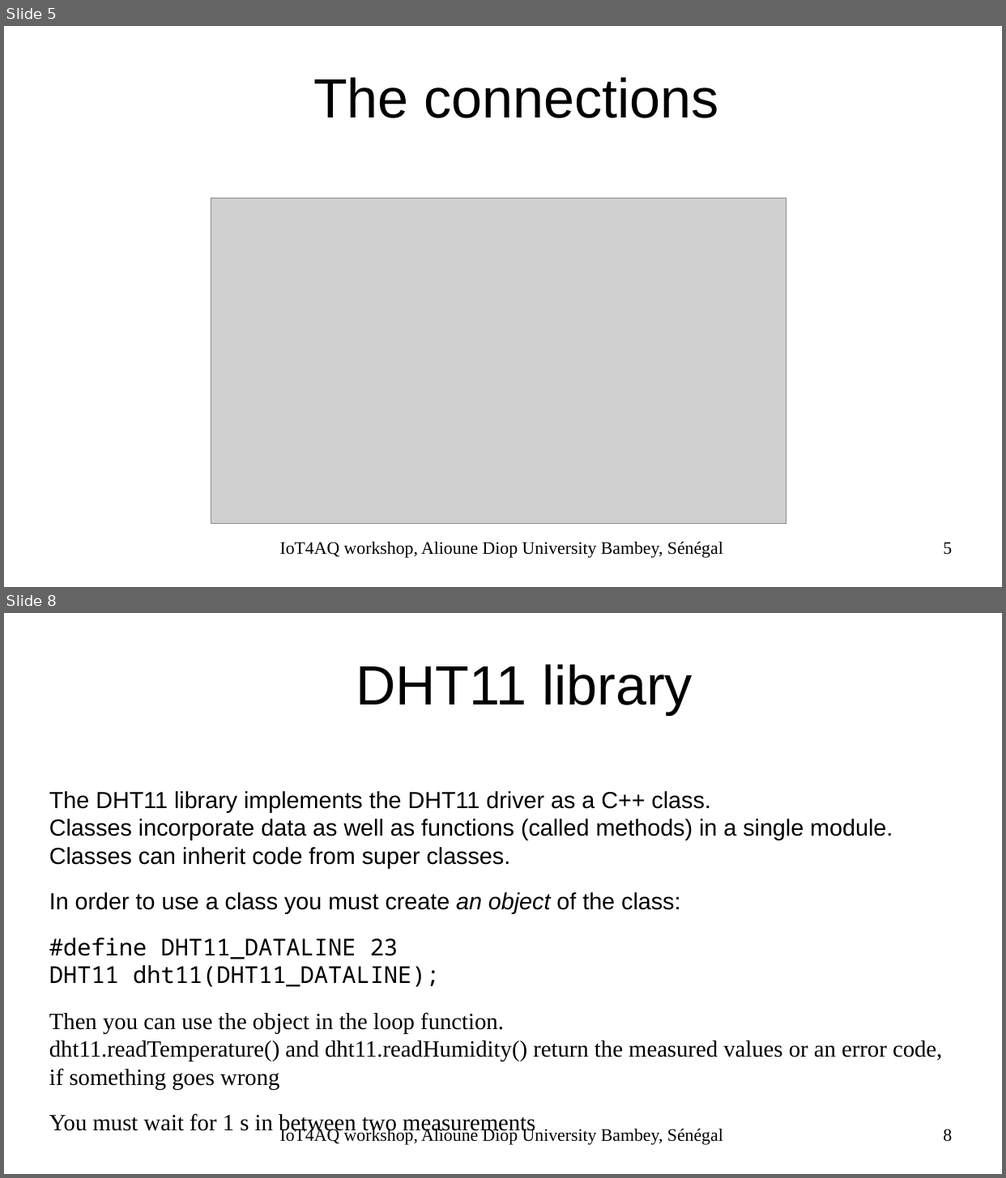
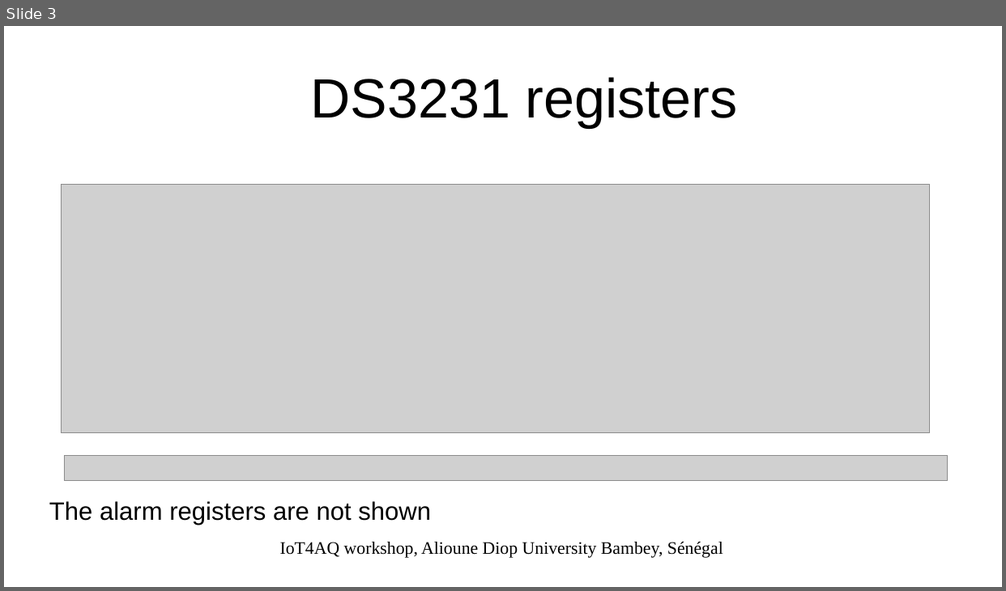
Before and after one commit to uraich/IoT4AQ, a slide deck: workshop/slides/iot4aq_rtc.odp. Shown one above the other, each under a label of ours: slides 5 and 8 before the commit, slide 3 after it; the slides between them are not shown. The pictures are 1006x1178 and 1006x591 pixels, drawn with LibreOffice and Linux fonts; fonts in the diff are those of the drawing; grey boxes stand for pictures; background and template pictures are left out. Boxes give left, top, right and bottom in pixels: in the first picture for what was removed or moved away, otherwise in the second. Text is boxed around its words. In the diff, an @@ line names an element or a change of style, - is before the commit and + after.

```diff
--- a/workshop/slides/iot4aq_rtc.odp
+++ b/workshop/slides/iot4aq_rtc.odp
@@ slide 8 removed at (4, 613, 1002, 1174), background #FFFFFF @@
@@ title removed at (356, 664, 692, 714) @@
-DHT11 library
@@ text removed at (49, 791, 942, 1135) @@
-The DHT11 library implements the DHT11 driver as a C++ class.
-Classes incorporate data as well as functions (called methods) in a single module. Classes can inherit code from super classes.
-In order to use a class you must create an object of the class:
-#define DHT11_DATALINE 23
-DHT11 dht11(DHT11_DATALINE);
-Then you can use the object in the loop function.
-dht11.readTemperature() and dht11.readHumidity() return the measured values or an error code, if something goes wrong
-You must wait for 1 s in between two measurements
@@ text removed at (280, 1128, 723, 1145) @@
-IoT4AQ workshop, Alioune Diop University Bambey, Sénégal
@@ page number removed at (943, 1129, 952, 1142) @@
-8
@@ what was slide 5 is now slide 3 @@
@@ slide 3 changed as well @@
@@ title at (310, 77, 738, 127): text changed @@
-The connections
+DS3231 registers
@@ picture: place and size @@
-picture at (211, 198, 786, 524)
+picture at (61, 185, 930, 433)
@@ picture added at (65, 456, 948, 481) @@
@@ text added at (49, 501, 431, 525), 20 pt, text #000000 @@
+The alarm registers are not shown
@@ page number removed at (943, 542, 952, 555) @@
-5
```
Also in this commit, not shown: 1 other slide changed, 1 slide added, 7 other slides removed, 4 other files.
